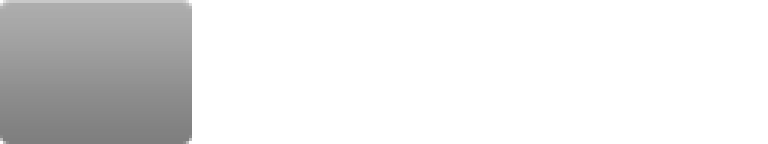
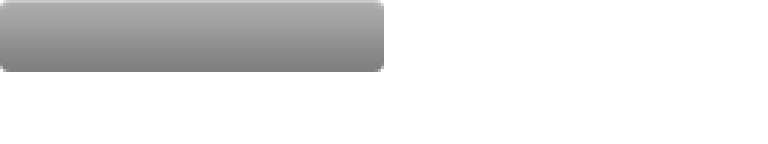
Revision of a layered 768px x 144px image; what changed, layer by layer:
hid "btn_64x48" over [0, 0, 192, 144]
showed "btn_128x24" over [0, 0, 384, 72]
